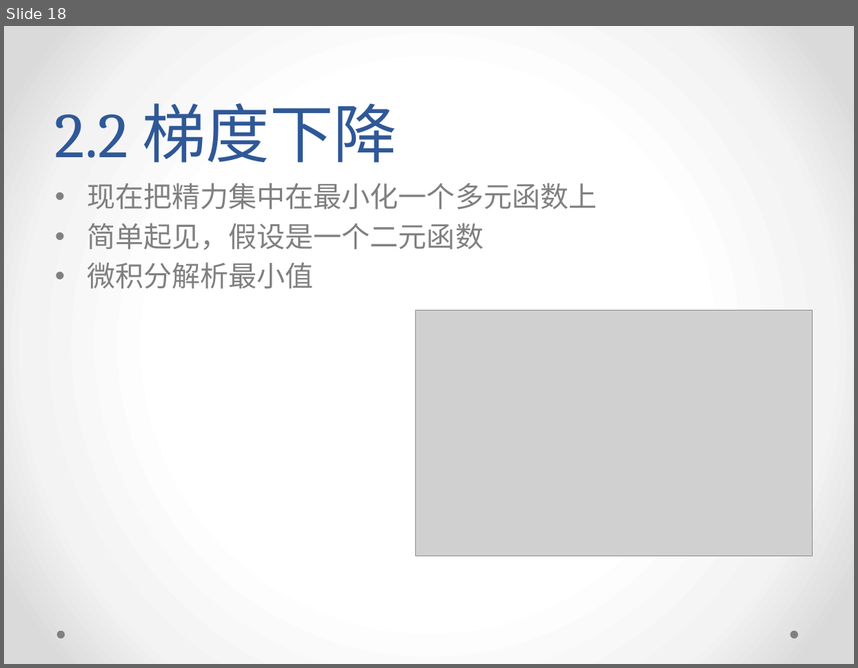
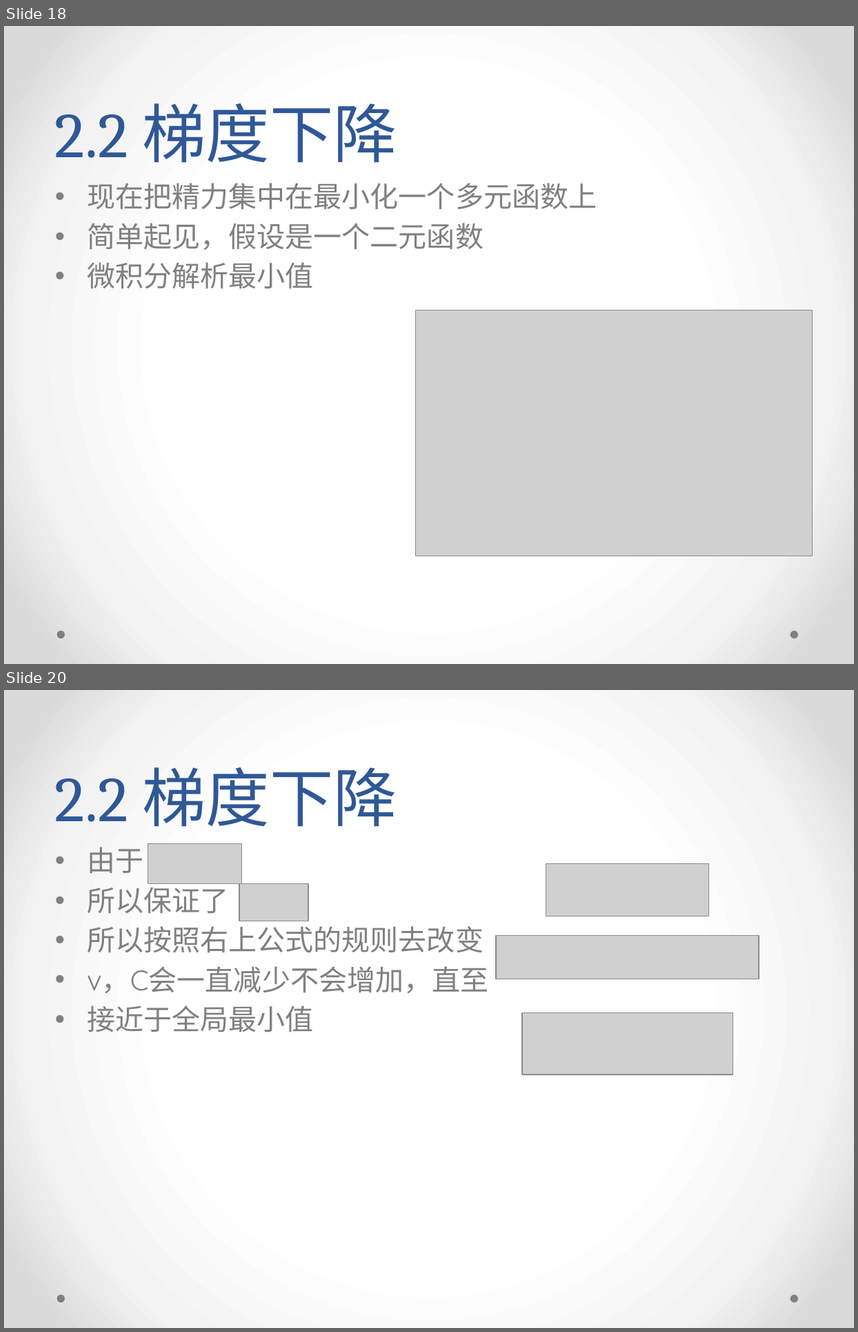
Before and after one commit to yish0000/neuralnetwork, a slide deck: 深度学习数学原理初探.pptx. Shown one above the other, each under a label of ours: slide 18 before the commit, slides 18 and 20 after it; the slides between them are not shown. The pictures are 858x668 and 858x1332 pixels, drawn with LibreOffice and Linux fonts; fonts in the diff are those of the drawing; grey boxes stand for pictures; background and template pictures are left out. Boxes give left, top, right and bottom in pixels: in the first picture for what was removed or moved away, otherwise in the second. Text is boxed around its words. In the diff, an @@ line names an element or a change of style, - is before the commit and + after.

```diff
--- a/深度学习数学原理初探.pptx
+++ b/深度学习数学原理初探.pptx
@@ slide 20 added at (4,690,854,1328), background gradient #FFFFFF to #F4F4F4 to #DADADA; not listed: 2 template elements that a slide beside it also shows @@
@@ title added at (55,767,398,827), 54 pt, text #2F5897 @@
+2.2 梯度下降
@@ text added at (87,847,488,1032), 24 pt, text #808080 @@
+• 由于
+• 所以保证了
+• 所以按照右上公式的规则去改变
+• v，C会一直减少不会增加，直至
+• 接近于全局最小值
@@ picture added at (148,844,241,884) @@
@@ picture added at (546,863,710,915) @@
@@ picture added at (239,884,308,921) @@
@@ picture added at (496,936,759,979) @@
@@ picture added at (522,1012,733,1074) @@
```
Also in this commit, not shown: 1 slide changed, 14 other slides added, 1 slide removed.
